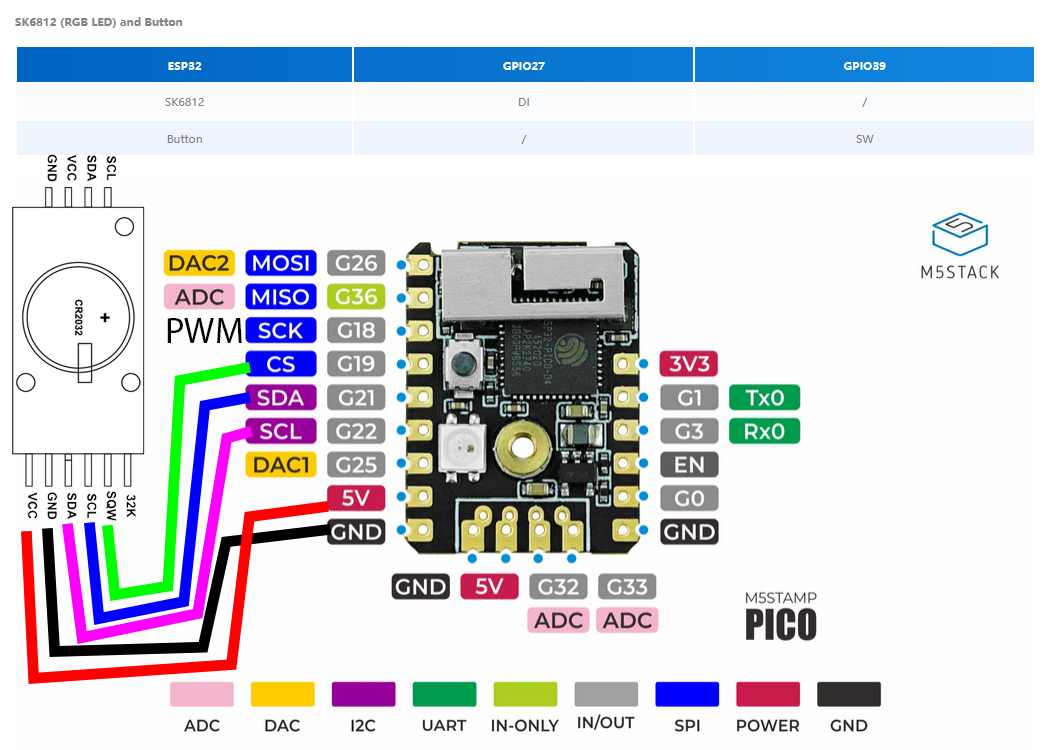
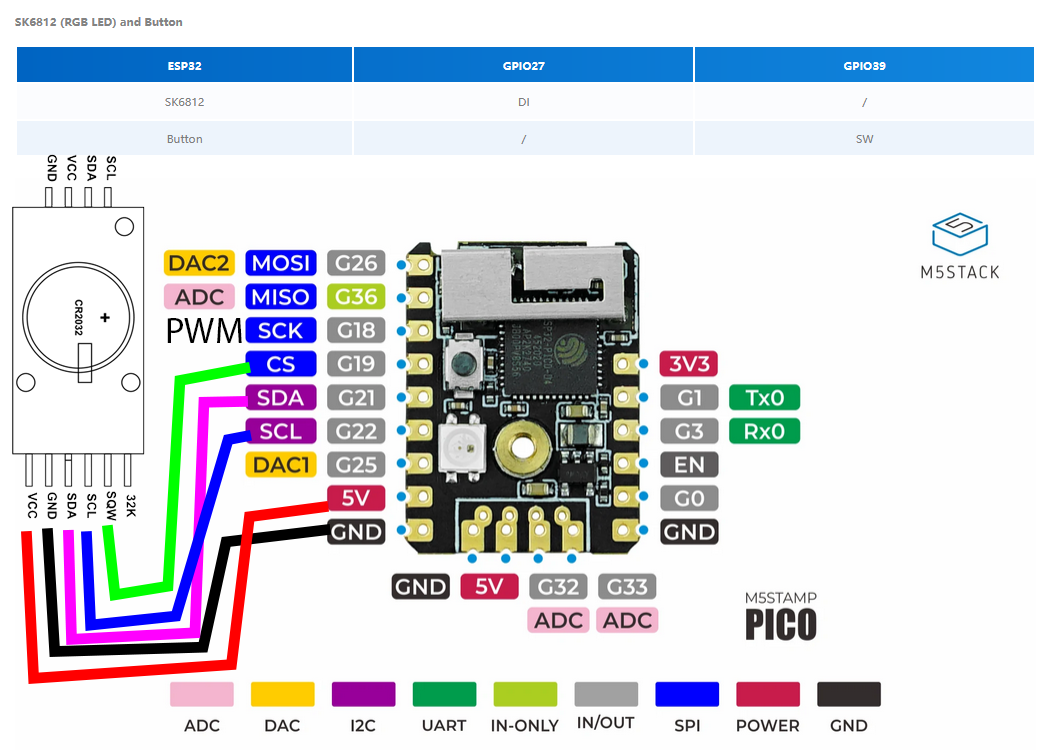
Two versions of the same layered image (1045x750). Layer-by-layer changes:
painted on "Forme 9" over [72, 426, 250, 632]
painted on "Forme 8" over [73, 392, 249, 634]
